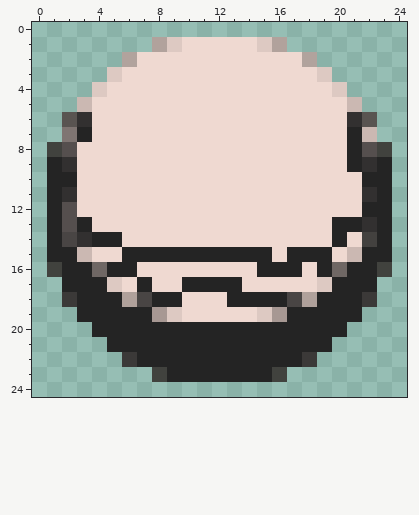
Pixel-art sprite, stored at src/gfx/enemy/enemy.png. The picture above was drawn from the file before the commit.
The file is 25x25 pixels. Colours within 5 levels of each other are drawn and written as one.
The same view after the edit:
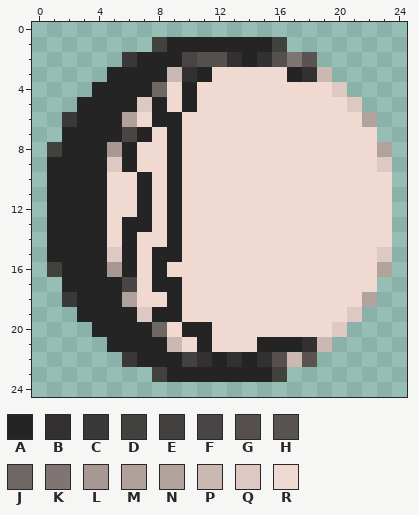
Palette (. is transparent): A #242424  B #323030  C #373433f5  D #3c3a37ef  E #43413f  F #494544  G #554f4e  H #57514ef8  J #6f6764  K #7f7572  L #a79893  M #b0a19b  N #b2a29cf9  P #cbb8b2  Q #ddc9c2  R #efd9d1
Difference:
y 1: x 8..16 NQRRRRRQN -> DAAAAAAAD
y 2: x 6..18 NRRRRRRRRRRRN -> CAAAFGGBABGKH
y 3: x 5..11 QRRRRRR -> AAAAPBA; x 17..19 RRQ -> ABP
y 4: x 4..8 QRRRR -> AAAAJ; x 10 R -> A
y 5: x 3..8 PRRRRR -> AAAAQA; x 10 R -> A; x 21 P -> Q
y 6: x 2..6 HBRRR -> CAAAM; x 8..9 RR -> AA; x 21..22 BH -> RN
y 7: x 2 K -> A; x 4..7 RRRR -> AAFA; x 9 R -> A; x 21..22 AP -> RR
y 8: x 2..6 GRRRR -> AAALA; x 9 R -> A; x 21..23 AGD -> RRN
y 9: x 2..6 BRRRR -> AAAQA; x 9 R -> A; x 21..23 ABA -> RRQ
y 10: x 3..4 RR -> AA; x 7 R -> A; x 9 R -> A; x 22..23 AA -> RR
y 11: x 2..4 BRR -> AAA; x 7 R -> A; x 9 R -> A; x 22..23 BA -> RR
y 12: x 2..4 GRR -> AAA; x 7 R -> A; x 9 R -> A; x 22..23 AA -> RR
y 13: x 2 G -> A; x 4 R -> A; x 6..7 RR -> AA; x 9 R -> A; x 20..23 AABA -> RRRR
y 14: x 2..3 FB -> AA; x 5..6 AR -> RA; x 9 R -> A; x 20 A -> R; x 22..23 EA -> RR
y 15: x 3..5 PRR -> AAQ; x 7 A -> R; x 10..15 AAAAAA -> RRRRRR; x 17..19 AAA -> RRR; x 21..23 PAA -> RRQ
y 16: x 4..5 JA -> AL; x 8 R -> A; x 15..17 AAA -> RRR; x 19..23 AJAAD -> RRRRN
y 17: x 5..13 QRARRAAAA -> AFRAARRRR; x 19..22 QAAA -> RRRR
y 18: x 7..8 FA -> RR; x 13..22 AAAAFMAAAC -> RRRRRRRRRN
y 19: x 7..9 ALQ -> QAA; x 15..21 QLAAAAA -> RRRRRRQ
y 20: x 8..9 AA -> JR; x 12..20 AAAAAAAAA -> RRRRRRRRQ
y 21: x 9..10 AA -> PR; x 12..14 AAA -> RRR; x 18..19 AA -> BP
y 22: x 10..11 AA -> EB; x 13 A -> B; x 15..18 AAAC -> BGPH
Pixel boxes of the changes (left, top, right, bottom) in both pictures:
changed: (62, 37, 392, 367)
